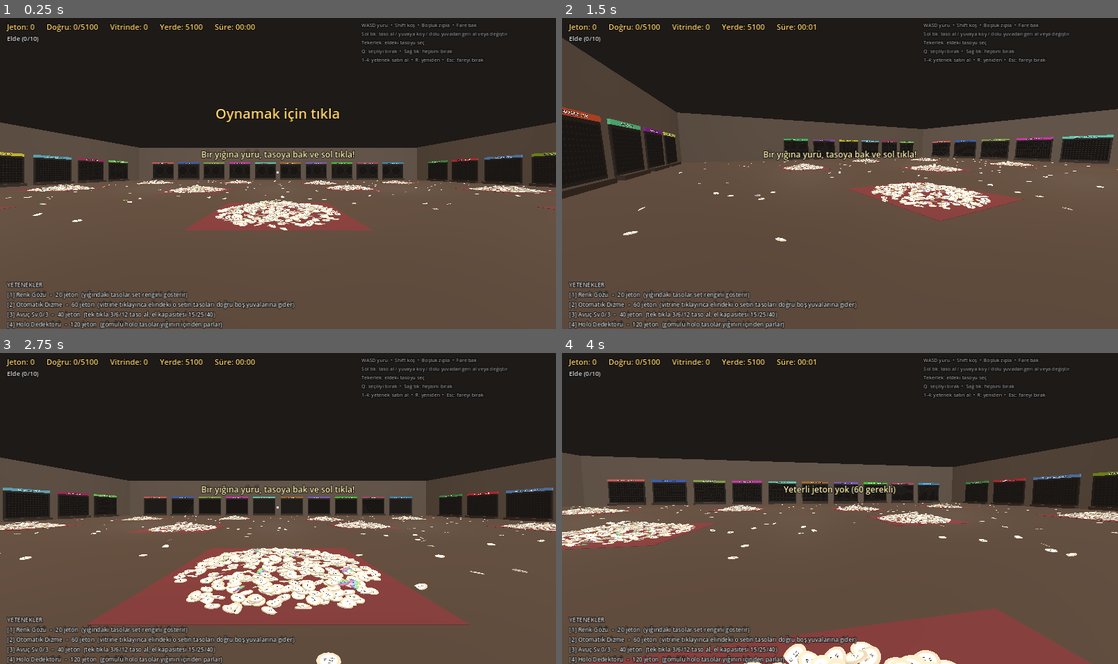
Above: before the commit, frames 1-4 (two rows, left to right).
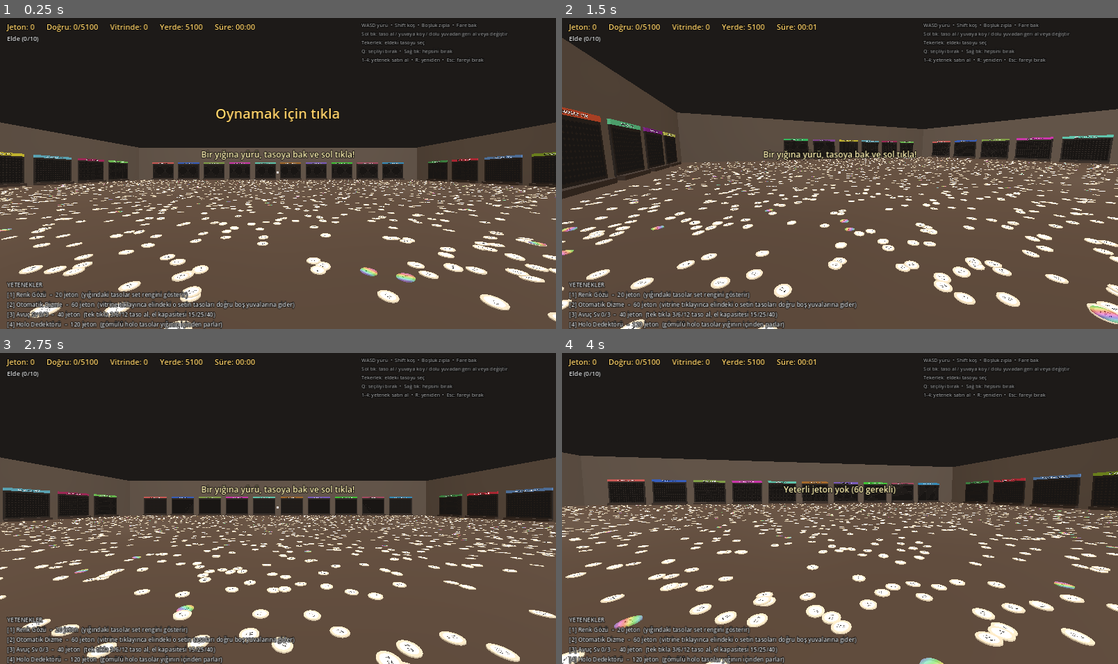
Above: after the commit, the same moments.

Repository: bogacavdar/tasoTidyUp
Game: Godot game, scene res://main.tscn
The game is run twice, just before and just after one commit, with the same random seed, the same clock (stepped at 60 frames per second) and the same inputs.
Inputs (mouse positions are in pixels of both pictures, inside the frame that each line leads up to):
- Up to frame 1 (0.25 s): no input
- Up to frame 2 (1.5 s): tap Enter at 0.5 s; move the mouse to (962, 157) at 0.52 s; hold D 0.53-1.28 s; hold Shift 0.53-1.28 s; click (962, 157) at 0.67 s; tap Space at 0.77 s; move the mouse to (812, 173) at 1.27 s; hold W from 1.28 s (still down); tap Q at 1.35 s
- Up to frame 3 (2.75 s): keep holding W; tap Space at 1.52 s; move the mouse to (289, 502) at 2.02 s; tap R at 2.1 s
- Up to frame 4 (4 s): keep holding W; move the mouse to (834, 511) at 2.77 s; tap 1 at 2.85 s; click (834, 511) at 2.92 s; tap Space at 3.02, 3.77 s; move the mouse to (878, 511) at 3.52 s; tap 2 at 3.6 s

The runs differ from the first frame. In frame 1, 7.8% of the frame differs, in the area x 0-100%, y 52-100%; in frame 2, 7.6%; in frame 3, 16%; in frame 4, 15%.

Commit message:
Yığınlar kaldırıldı: 5100 taso bütün zemine rastgele saçılıyor
Co-Authored-By: Claude Opus 5.5 <noreply@anthropic.com>
Claude-Session: https://claude.ai/code/session_01BTyhiHLjtdzr61JEp6Kda6

Diff:
--- a/main.gd
+++ b/main.gd
@@ -8,7 +8,7 @@
 # ---------------- Ayarlar ----------------
 const NUMBERS_PER_SET := 150
 const HOLO_CHANCE := 0.04
-const SCATTER_RATIO := 0.06   # yığın dışına, yere saçılan oran
+const WALL_MARGIN := 1.6      # vitrinlerin önünde boş bırakılan şerit
 
 const TASO_R := 0.12
 const TASO_H := 0.014
@@ -57,12 +57,6 @@
 const RING_DONE := Color("3fe06a")
 const BOARD_COLOR := Color("2b2623")
 const BOARD_DONE := Color("27502f")
-
-const PILES := [
-	Vector3(-18, 2.2, -11), Vector3(-6, 2.0, -12), Vector3(6, 2.2, -10), Vector3(18, 2.0, -12),
-	Vector3(-20, 2.1, 0), Vector3(-7, 2.3, 1), Vector3(7, 2.1, -1), Vector3(20, 2.2, 1),
-	Vector3(-14, 2.0, 12), Vector3(0, 2.3, 11), Vector3(14, 2.1, 12),
-]  # x, yarıçap, z
 
 const SKILL_ORDER := ["renk", "oto", "avuc", "holo"]
 const AVUC_GRAB := [1, 3, 6, 12]
@@ -284,9 +278,6 @@
 	var hw := ROOM_W / 2.0
 	var hd := ROOM_D / 2.0
 	_box(self, Vector3(ROOM_W + 0.6, 0.2, ROOM_D + 0.6), Vector3(0, -0.1, 0), Color("4a3a2e"), "floor")
-	for p in PILES:
-		var pv: Vector3 = p
-		_box(self, Vector3(pv.y * 2.2, 0.01, pv.y * 2.2), Vector3(pv.x, 0.005, pv.z), Color("6b2e2e"), "floor")
 	var wall := Color("5d5249")
 	_box(self, Vector3(ROOM_W + 0.6, WALL_H, 0.3), Vector3(0, WALL_H / 2, -hd - 0.15), wall, "wall")
 	_box(self, Vector3(ROOM_W + 0.6, WALL_H, 0.3), Vector3(0, WALL_H / 2, hd + 0.15), wall, "wall")
@@ -436,18 +427,11 @@
 		tasos.append({"grp": p.x, "num": p.y, "holo": holo})
 		if holo:
 			holo_list.append(i)
-		var pos: Vector3
-		if randf() < SCATTER_RATIO:
-			pos = Vector3(randf_range(-ROOM_W / 2 + 2, ROOM_W / 2 - 2), BASE_Y, randf_range(-ROOM_D / 2 + 2, ROOM_D / 2 - 2))
-		else:
-			var pile: Vector3 = PILES[randi() % PILES.size()]
-			var radius := pile.y
-			var heap_h := 0.5
-			var ang := randf() * TAU
-			var rr := sqrt(randf()) * radius
-			var heap := heap_h * (1.0 - rr / radius)
-			pos = Vector3(pile.x + cos(ang) * rr, BASE_Y + randf() * heap, pile.z + sin(ang) * rr)
-		var b := Basis(Vector3.UP, randf() * TAU) * Basis(Vector3.RIGHT, randf_range(-0.45, 0.45))
+		# Tüm zemine tamamen rastgele saçılır; üst üste binenler çakışmasın diye hafif yükseklik farkı
+		var hw := ROOM_W / 2.0 - WALL_MARGIN
+		var hd := ROOM_D / 2.0 - WALL_MARGIN
+		var pos := Vector3(randf_range(-hw, hw), BASE_Y + randf() * 0.04, randf_range(-hd, hd))
+		var b := Basis(Vector3.UP, randf() * TAU) * Basis(Vector3.RIGHT, randf_range(-0.12, 0.12))
 		pile_xf.append(Transform3D(b, pos))
 		in_pile.append(true)
 		paid.append(false)
